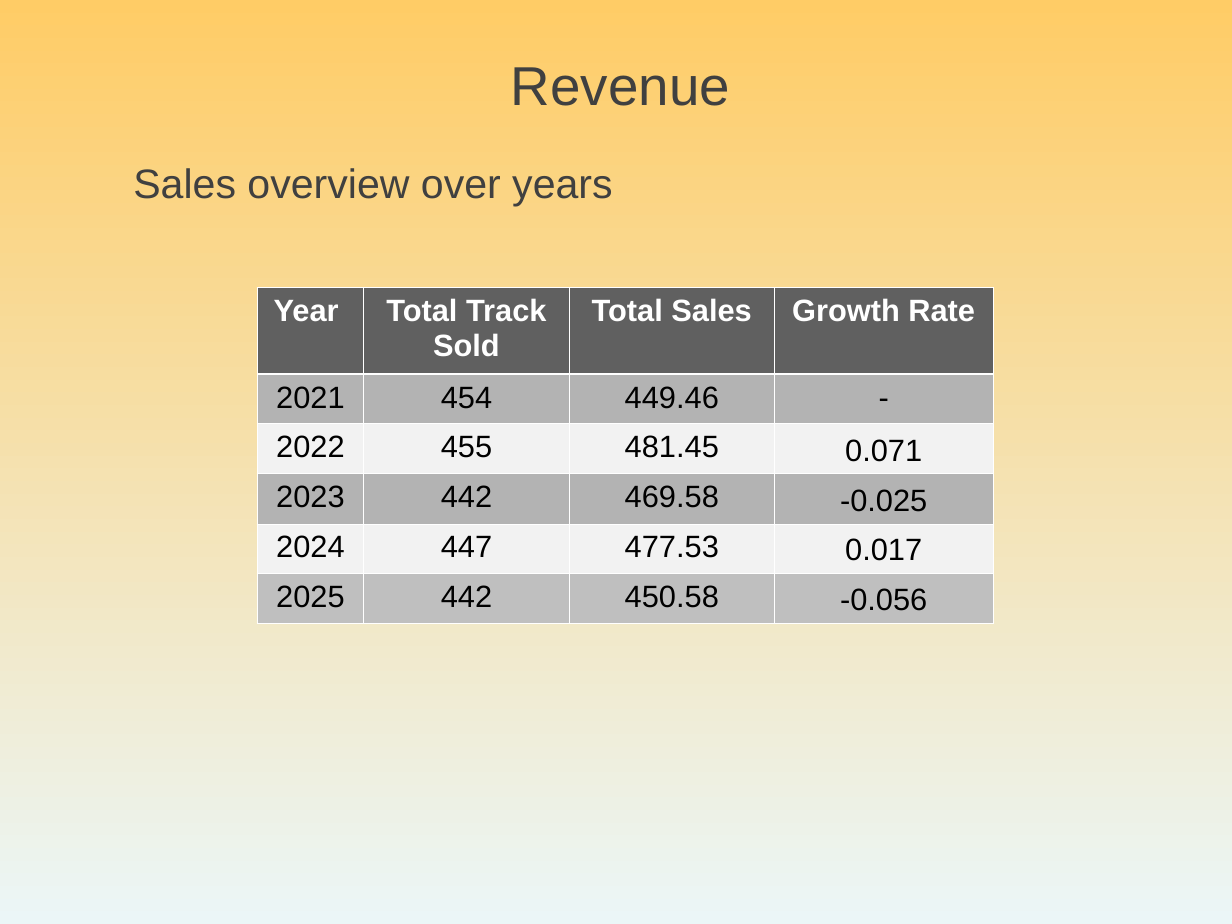
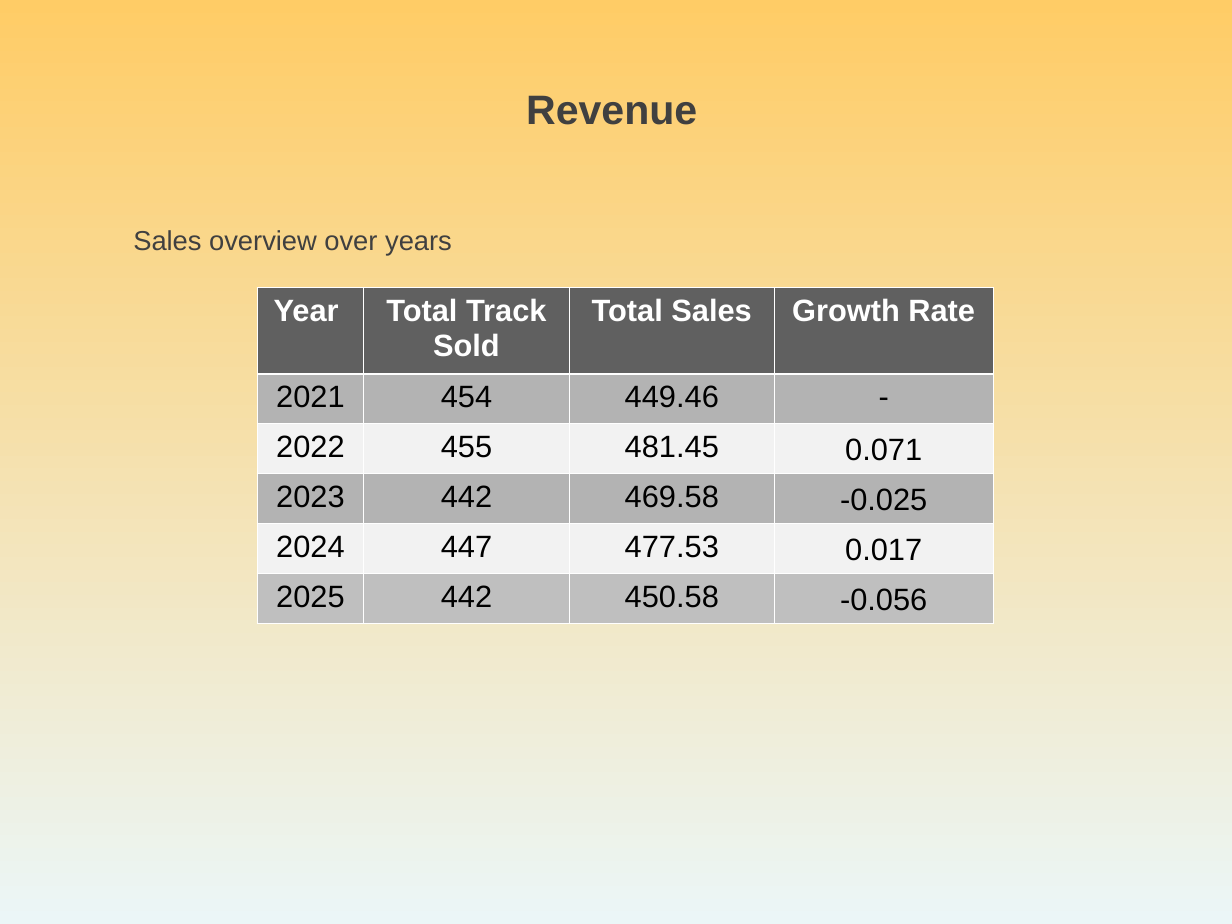
Before and after one commit to ElnazRMZ/CHINOOK-repo, a slide deck: slide 3 of docs/Powerpoint_Elnaz_Ramezani.ppt. Drawn at 1232x924 pixels with LibreOffice and Linux fonts; fonts in the diff are those of the drawing. Boxes give left, top, right and bottom in pixels: in the first picture for what was removed or moved away, otherwise in the second. Text is boxed around its words. In the diff, an @@ line names an element or a change of style, - is before the commit and + after.

Commit message:
change powerpoint file

```diff
--- a/docs/Powerpoint_Elnaz_Ramezani.ppt
+++ b/docs/Powerpoint_Elnaz_Ramezani.ppt
@@ text "Revenue": place and size @@
-text "Revenue" at (511,67,730,106)
+text "Revenue" at (526,95,697,125)
@@ text "Revenue" at (526,95,697,125): size 32 to 24 pt, bold on @@
@@ text "Sales overview over years" at (133,230,452,256): size 24 to 16 pt @@
```
Also in this commit, not shown: 2 other slides changed, 8 slides added, 2 slides removed, 1 other file.
